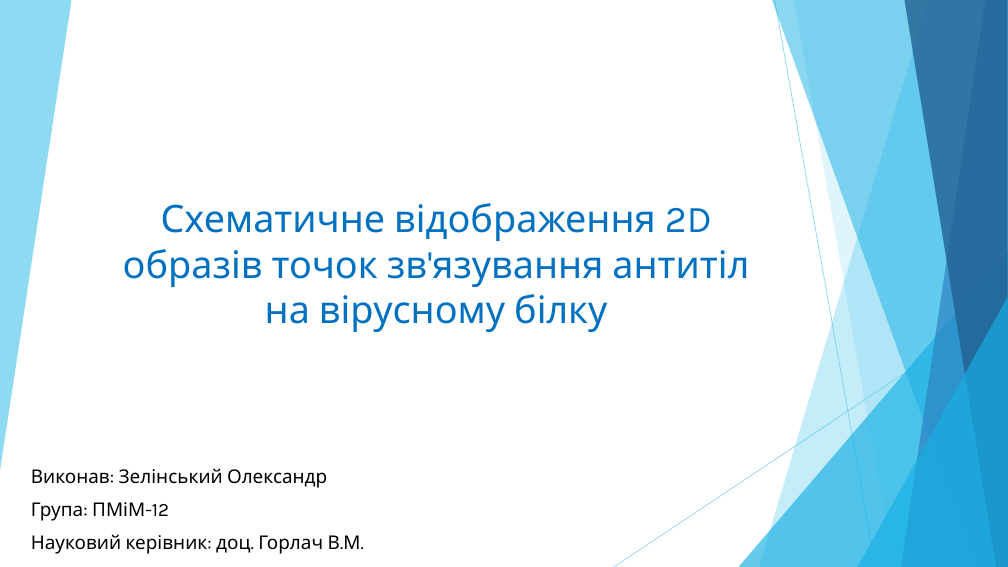
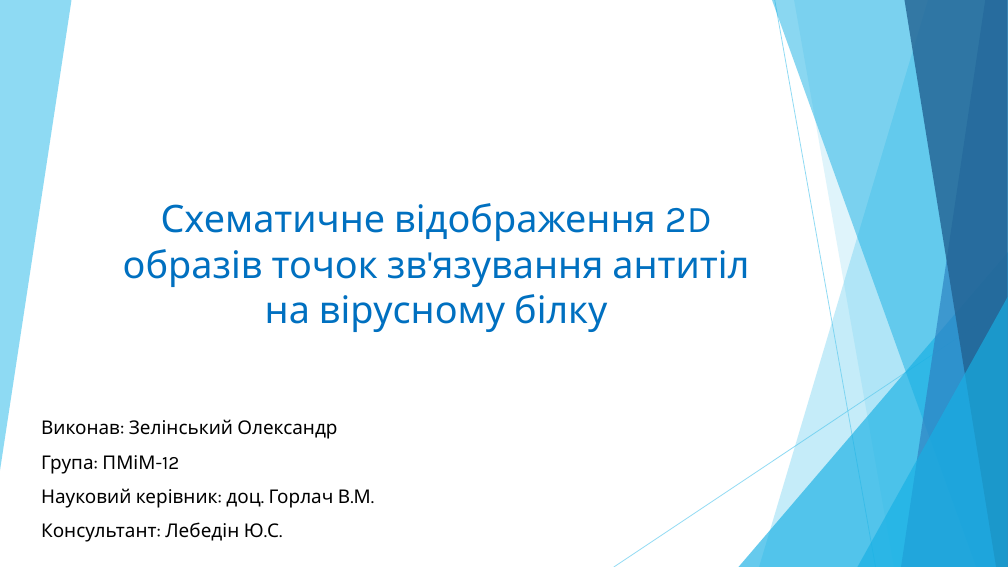
Before and after one commit to zelo2000/Xema, a slide deck: slide 1 of Documents/Presentation_1.pptx. Drawn at 1008x567 pixels with LibreOffice and Linux fonts; fonts in the diff are those of the drawing. Boxes give left, top, right and bottom in pixels: in the first picture for what was removed or moved away, otherwise in the second. Text is boxed around its words. In the diff, an @@ line names an element or a change of style, - is before the commit and + after.

```diff
--- a/Documents/Presentation_1.pptx
+++ b/Documents/Presentation_1.pptx
@@ subtitle "Виконав: Зелінський Олександр": place and size @@
-subtitle "Виконав: Зелінський Олександр" at box(31, 468, 360, 554)
+subtitle "Виконав: Зелінський Олександр" at box(41, 419, 371, 542)
@@ subtitle at box(41, 419, 371, 508): line spacing 1 to 1.5; less space between paragraphs @@
@@ subtitle at box(41, 522, 279, 542): paragraph added @@
+Консультант: Лебедін Ю.С.
```
Also in this commit, not shown: 1 other file.
